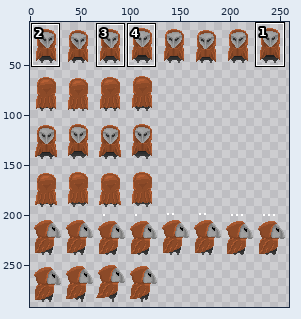
Edited in one commit: sprite sheet (Assets/Sprites/Player/main-char.png). Above, an overview of the earlier version with the close-up marked.
Close-up. Old version:
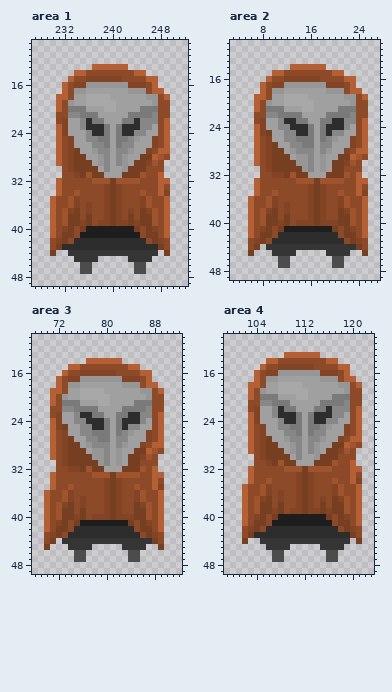
The file is 265x297 pixels. Pixels under 10% opacity are left out. Colours within 5 levels of each other are drawn and written as one. Shown: area 1: x 227..252, y 9..49; area 2: x 3..27, y 10..49; area 3: x 68..92, y 10..49; area 4: x 99..123, y 10..49. The wide view leaves out empty margins. The commit also changed other parts of the picture, which this record leaves out.
The result:
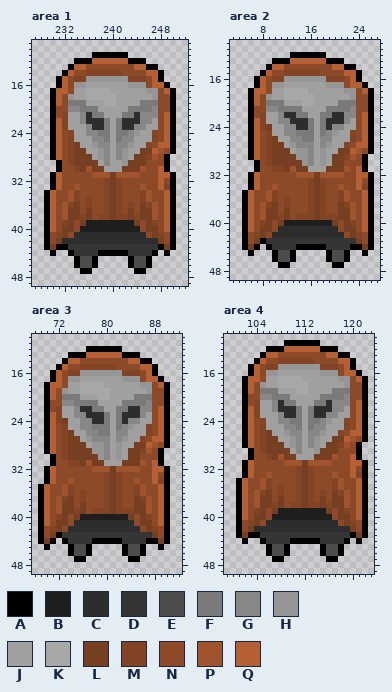
Palette (. is transparent): A #000000  B #1e1e1e  C #2d2d2d  D #353535  E #4c4c4c  F #7a7a7a  G #878787  H #969696  J #a0a0a0  K #a8a8a8  L #773f22  M #824425  N #8c4a28  P #a0542e  Q #b55f34
Changes in this commit:
Changed rows in their new state; - is an unchanged pixel.
Area 1:
first column x 229:
11 --------AAAAAA--------
12 -----AAAQQQQQQAAA-----
13 ----AQQNNNNNNNNQQAA---
14 ---AQNNMMMMMM--NNQQA--
15 --AQNMMHHHHHHHMMMN-A--
16 --A--HHJJJJJJJHHH--QA-
17 -AQ--JJKKKK---JJJHHNQA
18 -A-NH------K-----J--NA
19 -A--FFFJJJ------FFF--A
20 -AN-GG-FF-JJ--FF--G--A
21 -A-MJJGC-F---F-CGG--QA
22 -AQ-----CCF-FCC---J--A
23 -A----JG-------G-J---A
24 -A-NM---GF---FGHJ-M--A
25 -A-----J-G---G-J-----A
26 -A---L--H-G-G-H--MNQ-A
27 -A----L-JH---HJ-LLQPNA
28 -A-----L-------L-MPNA-
29 --A-----LJ--J-L--NN-A-
30 --A-NM-P-LJ--L--P--QA-
31 -AQ--NNNPPPLPPPPN---QA
32 -A------NNM-MNNN----NA
33 -A---P----------P---MA
34 AQN-PM----------MP-NQA
35 A------M-------------A
36 A--PML--------M-LMP--A
37 A---L--L------L--L---A
38 A-----M--M---M-M-----A
39 A--M-NLBBBBBBBBLN-M--A
40 A--L--B--------B--L--A
41 ANM-NCCCCCCCCCCCCN-MNA
42 A-LCC------------CCL-A
43 ALAADDDDDDDDDDDDDDDALA
44 -A--A----AAAAA----A-A-
45 -----AEEA-----AEEA----
46 -----A--A-----A--A----
47 ------AA-------AA-----
Area 2:
first column x 5:
12 --------AAAAAA--------
13 -----AAAQQQQQQAAA-----
14 ----AQQNNNNNNNNQQAA---
15 ---AQNNMMMMMM--NNQQA--
16 --AQNMMHHHHHHHMMMN-A--
17 --A--HHJJJJJJJHHH--QA-
18 -AQ--JJKKKK---JJJHHNQA
19 -A-NH------K-----J--NA
20 -A--FFFJJJ------FFF--A
21 -AN-GG-FFFJJ--FF--G--A
22 -A-MJJGCC-F--F-CCG--QA
23 -AQ----G-CCF--C---J--A
24 -A--L-J-G------GGJ---A
25 -A-NM----FF---GHJ-M--A
26 -A---L-J-G---G-J-----A
27 -A----L-H-GG--H--MNQ-A
28 -A-----LJHH--HJ-LLQPNA
29 -A------L------L-MPNA-
30 --A------L-------NN-A-
31 --A-NMM-P-LJ-JL--P-QA-
32 -AQ--NNNNPPPLPPPPN--QA
33 -A-------NNM-MNNN---NA
34 -A---P----------P---MA
35 AQN-PM----------MP-NQA
36 A------M-------------A
37 A--PML----------LMP--A
38 A---L--L---------L---A
39 A-----M--MM---MM-----A
40 A--M-NLBBBBBBBBLN-M--A
41 A--L--CCCCCCCCCC--L--A
42 ANM-NC----------CN-MNA
43 A-LADDDDDDDDDDDDDDDL-A
44 ALA-A----AAAAA----AALA
45 -A---AEEA-----AEEA--A-
46 -----A--A-----A--A----
47 ------AA-------AA-----
Area 3:
first column x 69:
12 --------AAAAAA--------
13 -----AAAQQQQQQAAA-----
14 ----AQQNNNNNNNNQQAA---
15 ---AQNNMMMMMM--NNQQA--
16 --AQNMMHHHHHHHMMMN-A--
17 --A--HHJJJJJJJHHH--QA-
18 -AQ--JJKKKK---JJJHHNQA
19 -A-NH------K-----J--NA
20 -A--FFFJJJ------FFF--A
21 -AN-GG-FFFJJ--FF--G--A
22 -A-MJJGCC-F--F-CCG--QA
23 -AQ----G-CCF--C---J--A
24 -A--L-J-G------GGJ---A
25 -A-NM----FF---GHJ-M--A
26 -A---L-J-G---G-J-----A
27 -A----L-H-GG--H--MNQ-A
28 -A-----LJHH--HJ-LLQPNA
29 -A------L------L-MPNA-
30 --A------L-------NN-A-
31 --A-NMM-P-LJ-JL--P-QA-
32 -AQ--NNNNPPPLPPPPN--QA
33 -A-------NNM-MNNN---NA
34 -A---P----------P---MA
35 AQN-PM----------MP-NQA
36 A------M-------------A
37 A--PML----------LMP--A
38 A---L--L---------L---A
39 A-----M--MM---MM-----A
40 A--M-NLBBBBBBBBLN-M--A
41 A--L--CCCCCCCCCC--L--A
42 ANM-NC----------CN-MNA
43 A-LADDDDDDDDDDDDDDDL-A
44 ALA-A----AAAAA----AALA
45 -A---AEEA-----AEEA--A-
46 -----A--A-----A--A----
47 ------AA-------AA-----
Area 4:
first column x 101:
11 --------AAAAAA--------
12 -----AAAQQQQQQAAA-----
13 ----AQQNNNNNNNNQQAA---
14 ---AQNNMMMMMM--NNQQA--
15 --AQNMMHHHHHHHMMMN-A--
16 --A--HHJJJJJJJHHH--QA-
17 -AQ--JJKKKK---JJJHHNQA
18 -A-NH------K-----J--NA
19 -A--FFFJJJ------FFF--A
20 -AN-GG-FF-JJ--FF--G--A
21 -A-MJJGC-F---F-CGG--QA
22 -AQ-----CCF-FCC---J--A
23 -A----JG-------G-J---A
24 -A-NM---GF---FGHJ-M--A
25 -A-----J-G---G-J-----A
26 -A---L--H-G-G-H--MNQ-A
27 -A----L-JH---HJ-LLQPNA
28 -A-----L-------L-MPNA-
29 --A-----LJ--J-L--NN-A-
30 --A-NM-P-LJ--L--P--QA-
31 -AQ--NNNPPPLPPPPN---QA
32 -A------NNM-MNNN----NA
33 -A---P----------P---MA
34 AQN-PM----------MP-NQA
35 A------M-------------A
36 A--PML--------M-LMP--A
37 A---L--L------L--L---A
38 A-----M--M---M-M-----A
39 A--M-NLBBBBBBBBLN-M--A
40 A--L--B--------B--L--A
41 ANM-NCCCCCCCCCCCCN-MNA
42 A-LCC------------CCL-A
43 ALAADDDDDDDDDDDDDDDALA
44 -A--A----AAAAA----A-A-
45 -----AEEA-----AEEA----
46 -----A--A-----A--A----
47 ------AA-------AA-----
Boxes around the changes in both close-ups, in picture pixels (x1, y1, x2, y2):
changed: (44, 52, 176, 274)
changed: (242, 52, 374, 268)
changed: (38, 346, 170, 562)
changed: (236, 340, 368, 562)
